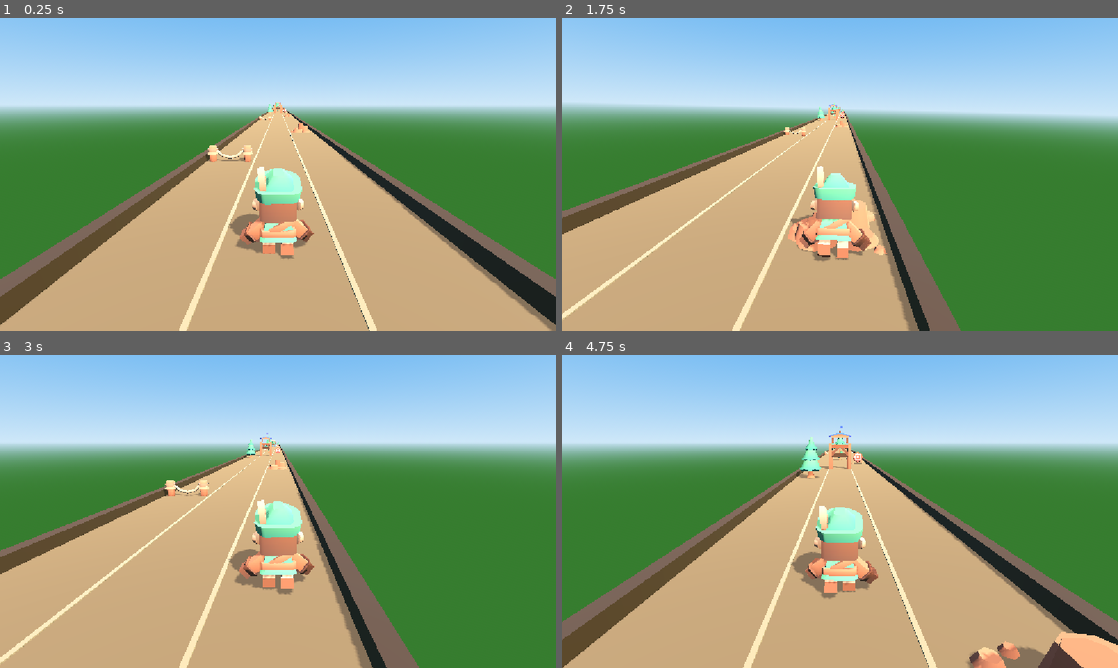
Above: before the commit, frames 1-4 (two rows, left to right).
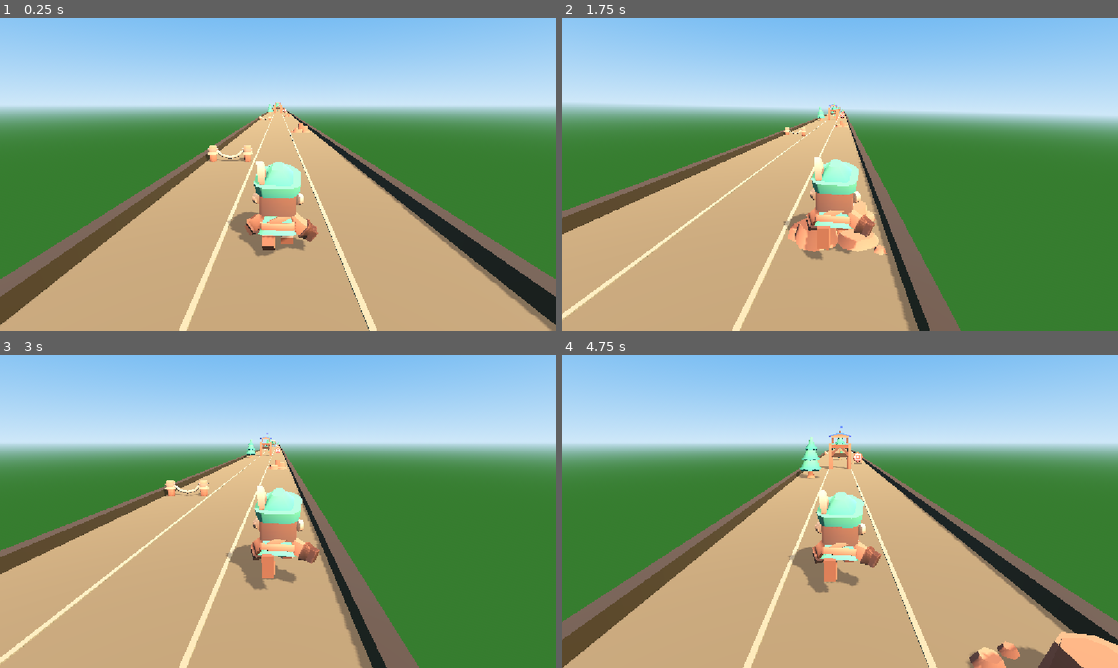
Above: after the commit, the same moments.

Repository: emrullah-enis-ctnky/RobinRunnerGame-Godot
Game: Godot game, scene res://scenes/world/world.tscn
Same seed, same stepped clock (60 frames per second), same inputs: the game is played once before the commit and once after it.
Inputs (mouse positions are in pixels of both pictures, inside the frame that each line leads up to):
- Up to frame 1 (0.25 s): no input
- Up to frame 2 (1.75 s): tap Enter (ui_accept) at 0.5 s; move the mouse to (962, 158) at 0.52 s; hold Right (move_right) 0.53-1.25 s; click (962, 158) at 0.67 s; tap Space (jump) at 0.77, 1.07 s; drag from (728, 190) to (812, 237) at 1.27 s
- Up to frame 3 (3 s): move the mouse to (333, 442) at 2.02 s; hold Right (move_right) 2.03-2.75 s; drag from (250, 574) to (111, 464) at 2.77 s
- Up to frame 4 (4.75 s): move the mouse to (1006, 558) at 3.52 s; hold Left (move_left) 3.53-4.25 s; tap Space (jump) at 3.77, 4.07 s; drag from (673, 464) to (756, 433) at 4.27 s

The runs differ from the first frame. In frame 1, 2.0% of the frame differs, in the area x 40-58%, y 45-77%; in frame 2, 2.6%; in frame 3, 3.0%; in frame 4, 3.0%, in the area x 40-58%, y 43-78%.

Commit message:
feat(animation): deepen duck, add trip-over hop, deepen arch head bump
- Author two custom clips on the archer rig in Blender: `duck`, a deep
  crouch that halves the head height, and `trip`, a foot-catch that
  throws the runner into a hop over the obstacle before recovering.
- PlayerController: duck uses `duck` (fallback `crouch`), a ground
  stagger uses `trip` (fallback `hit`), and the arch head-bump recoil is
  deepened to 0.6 rad.
- Export the clips into the review model copy
  assets/models/character-archer-hit-test.glb (35 clips) and point
  player.tscn at it for review.
- Update the obstacle head-bump test for the clip-driven stagger.
- Record the work in the memory bank.

Co-authored-by: CommandCodeBot <noreply@commandcode.ai>

Diff:
--- a/scenes/player/player.tscn
+++ b/scenes/player/player.tscn
@@ -1,7 +1,7 @@
 [gd_scene load_steps=5 format=3 uid="uid://c7m8x4w6laq1r"]
 
 [ext_resource type="Script" path="res://scripts/player/player_controller.gd" id="1_controller"]
-[ext_resource type="PackedScene" uid="uid://dgpyyi83ott0" path="res://assets/models/character-archer.glb" id="2_archer_mesh"]
+[ext_resource type="PackedScene" path="res://assets/models/character-archer-hit-test.glb" id="2_archer_mesh"]
 
 [sub_resource type="CapsuleShape3D" id="CapsuleShape3D_body"]
 radius = 0.48
--- a/scripts/player/player_controller.gd
+++ b/scripts/player/player_controller.gd
@@ -7,7 +7,7 @@
 # Hazard labels and the posture each type imprints on a non-fatal contact
 const HAZARD_OVERHEAD_BARRIER: String = "overhead_barrier"
 const STUMBLE_TILT_FORWARD: float = -0.35
-const HEAD_BUMP_TILT_BACK: float = 0.3
+const HEAD_BUMP_TILT_BACK: float = 0.6
 
 # Animation clip names baked into the archer model
 const ANIM_IDLE: String = "idle"
@@ -15,7 +15,10 @@
 const ANIM_JUMP: String = "jump"
 const ANIM_FALL: String = "fall"
 const ANIM_CROUCH: String = "crouch"
+const ANIM_DUCK: String = "duck"
 const ANIM_DEATH: String = "die"
+const ANIM_STUMBLE: String = "trip"
+const ANIM_STUMBLE_LEGACY: String = "hit"
 const ANIM_BLEND_TIME: float = 0.15
 
 @export var lane_switch_speed: float = GameConfig.LANE_SWITCH_SPEED
@@ -50,6 +53,7 @@
 @onready var animation_player: AnimationPlayer = get_node_or_null("Model/ArcherModel/AnimationPlayer")
 
 var current_animation: String = ""
+var stumble_animates: bool = false
 
 
 ## Initializes the player state and connects to global lifecycle signals.
@@ -279,8 +283,11 @@
 func _start_stumble(hazard_name: String = "") -> void:
 	is_stumbling = true
 	stumble_timer = stumble_duration
-	if visual_model:
-		var overhead: bool = hazard_name == HAZARD_OVERHEAD_BARRIER
+	var overhead: bool = hazard_name == HAZARD_OVERHEAD_BARRIER
+	# Use the baked hit clip for ground hazards; the arch keeps a backward head bump.
+	stumble_animates = not overhead and animation_player != null and (
+		animation_player.has_animation(ANIM_STUMBLE) or animation_player.has_animation(ANIM_STUMBLE_LEGACY))
+	if visual_model and not stumble_animates:
 		visual_model.rotation.x = HEAD_BUMP_TILT_BACK if overhead else STUMBLE_TILT_FORWARD
 
 
@@ -324,6 +331,7 @@
 	is_ducking = false
 	duck_timer = 0.0
 	is_stumbling = false
+	stumble_animates = false
 	stumble_timer = 0.0
 	stumbles_remaining = GameConfig.MAX_STUMBLES_PER_RUN
 	can_control = true
@@ -340,7 +348,6 @@
 		return
 	_set_animation_loop(ANIM_IDLE)
 	_set_animation_loop(ANIM_RUN)
-	_set_animation_loop(ANIM_CROUCH)
 
 
 ## Enables linear looping on a single clip when the model provides it.
@@ -362,8 +369,10 @@
 func _resolve_animation() -> String:
 	if not can_control:
 		return ANIM_DEATH
+	if is_stumbling and stumble_animates:
+		return _available_animation(ANIM_STUMBLE, ANIM_STUMBLE_LEGACY)
 	if is_ducking:
-		return ANIM_CROUCH
+		return _available_animation(ANIM_DUCK, ANIM_CROUCH)
 	if not is_on_floor():
 		return ANIM_JUMP if velocity.y > 0.0 else ANIM_FALL
 	if _is_game_playing():
@@ -377,6 +386,13 @@
 		var gm: Node = get_node("/root/GameManager")
 		return gm.current_state == gm.GameState.PLAYING
 	return true
+
+
+## Returns the preferred clip when the model provides it, otherwise the fallback.
+func _available_animation(primary: String, fallback: String) -> String:
+	if animation_player != null and animation_player.has_animation(primary):
+		return primary
+	return fallback
 
 
 ## Blends to a clip unless it is already the active one.
--- a/tests/unit/test_obstacles.gd
+++ b/tests/unit/test_obstacles.gd
@@ -292,7 +292,8 @@
 	_end_test("Lethal Hit Resolution & Immunity Bypass")
 
 
-## Verifies an arch hit reads as a head bump while ground hazards tip the runner forward.
+## Verifies a ground stagger reads as a forward tip (or the baked hit clip) while an
+## arch hit always recoils the runner backward as a head bump.
 func _test_arch_head_bump_feedback() -> void:
 	_start_test("Overhead Arch Head-Bump Feedback")
 
@@ -300,9 +301,12 @@
 	add_child(player)
 
 	player.take_hit("rocks", false)
-	var ground_tilt: float = player.visual_model.rotation.x
-	_assert(ground_tilt < 0.0,
-		"A ground hazard must tip the runner forward (got %.2f)." % ground_tilt)
+	if player.stumble_animates:
+		_assert(is_zero_approx(player.visual_model.rotation.x),
+			"The hit clip must drive a ground stagger instead of a manual tilt (got %.2f)." % player.visual_model.rotation.x)
+	else:
+		_assert(player.visual_model.rotation.x < 0.0,
+			"A ground hazard must tip the runner forward when no hit clip exists (got %.2f)." % player.visual_model.rotation.x)
 
 	player.reset_player()
 	player.take_hit("overhead_barrier", false)
Binary file added: assets/models/character-archer-hit-test.glb
Not shown, added: assets/models/character-archer-hit-test.glb.import
Binary file added: assets/models/character-archer-hit-test_colormap.png
Not shown, added: assets/models/character-archer-hit-test_colormap.png.import
Not shown, changed: memory-bank/progress.md
